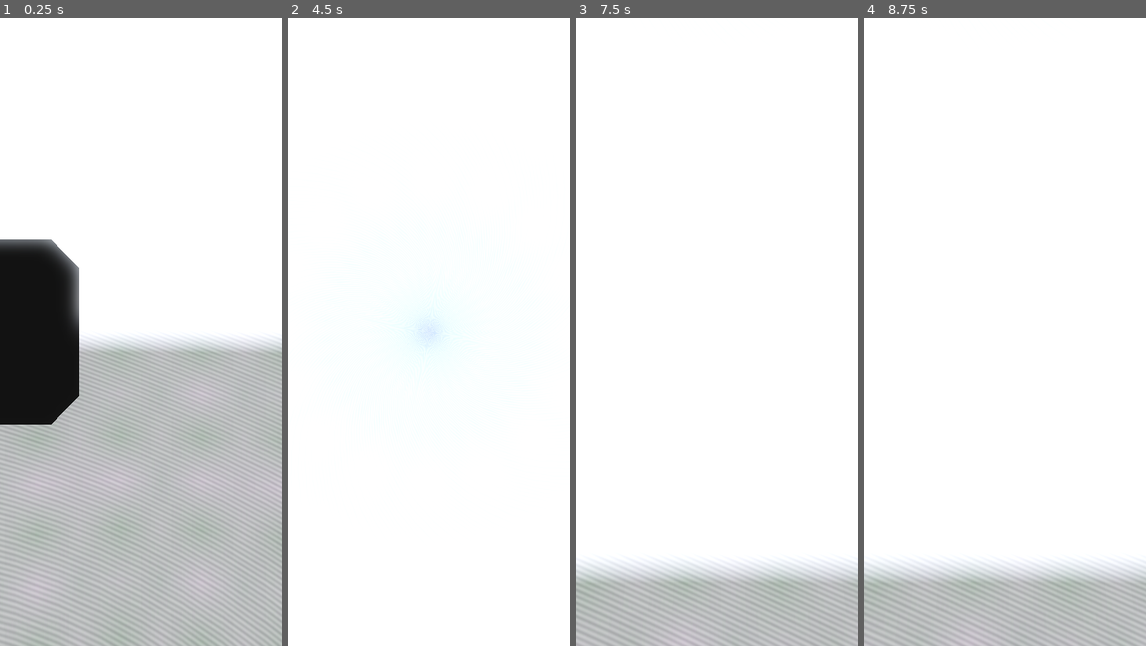
Above: before the commit, frames 1-4 (left to right).
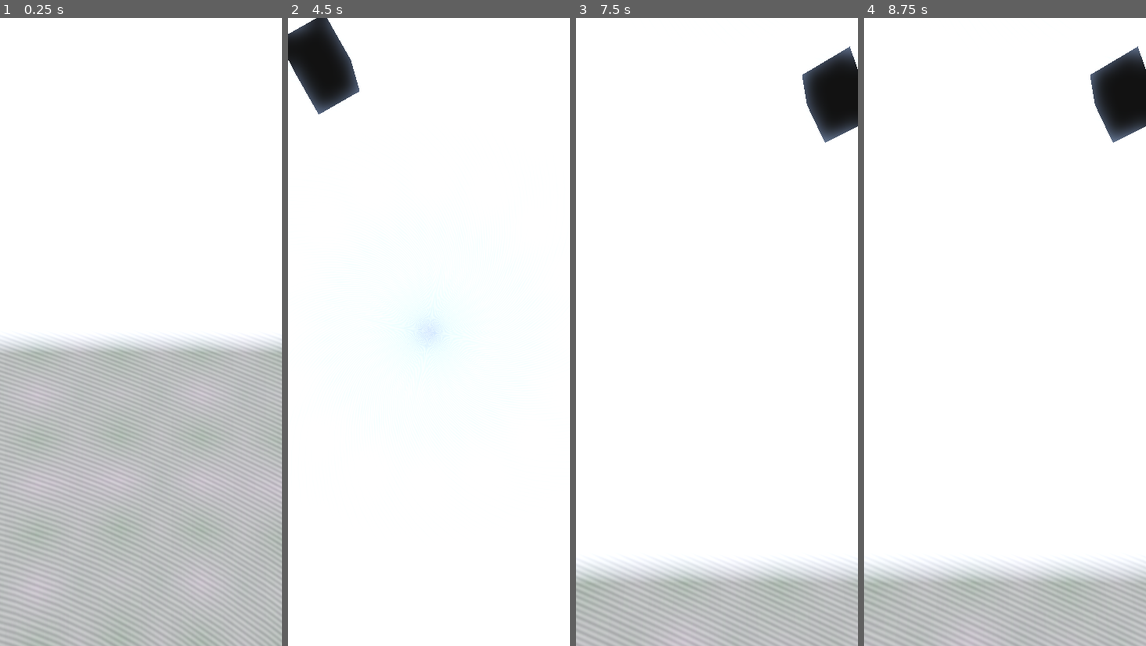
Above: after the commit, the same moments.

Repository: Capstone-Mystery-Machine/spotnik
Game: Godot game, scene res://scenes/worldspawn.tscn
Two runs of this game, one before a commit and one after it. Both use one fixed random seed, a clock stepped at 60 frames per second and the inputs below. A sky picture missing from this copy of the repository is replaced by a grey-blue gradient.
Inputs (mouse positions are in pixels of both pictures, inside the frame that each line leads up to):
- Up to frame 1 (0.25 s): no input
- Up to frame 2 (4.5 s): tap Enter at 0.5, 2, 3.5 s; move the mouse to (491, 300) at 0.52 s; press the mouse at (491, 300) at 0.53 s; tap Space at 1.25, 2.75, 4.25 s; move the mouse to (414, 332) at 1.27 s; release the mouse at (414, 332) at 1.28 s; tap I at 1.35, 2.85, 4.35 s; move the mouse to (457, 193) at 2.02 s; press the mouse at (457, 193) at 2.03 s; move the mouse to (426, 344) at 2.77 s; release the mouse at (426, 344) at 2.78 s; move the mouse to (513, 426) at 3.52 s; press the mouse at (513, 426) at 3.53 s; move the mouse to (406, 325) at 4.27 s; release the mouse at (406, 325) at 4.28 s
- Up to frame 3 (7.5 s): move the mouse to (731, 332) at 5.02 s; press the mouse at (731, 332) at 5.03 s; move the mouse to (705, 319) at 5.77 s; release the mouse at (705, 319) at 5.78 s; tap I at 5.85, 7.35 s; move the mouse to (779, 300) at 6.52 s; press the mouse at (779, 300) at 6.53 s; move the mouse to (702, 332) at 7.27 s; release the mouse at (702, 332) at 7.28 s
- Up to frame 4 (8.75 s): move the mouse to (1033, 193) at 8.02 s; press the mouse at (1033, 193) at 8.03 s

The runs differ from the first frame. In frame 1, 7.8% of the frame differs, in the area x 0-29%, y 35-65%; in frame 2, 2.5%; in frame 3, 2.1%; in frame 4, 2.1%.

Commit message:
configurable projection radius (#97)
* configurable projection radius

* signal buss/ emission changes

* linting error fixes

* more linting errors

* ;(

* satellite pathway changes and satellite file

* removed landmark from worldspawn

* Scaling of satellites and logic changes to area detection

* comment changes

* type check fixes

* more type check fixes ...yay

* im dieing inside

* end my suffereing

* Delete .DS_Store

* Update .gitignore

* Update .gitignore

* landmark script tweaks

* slight change

Diff:
--- /dev/null
+++ b/satellites/satellites.json
@@ -0,0 +1,29 @@
+[
+  {
+    "int_designator": "2020-001A",
+    "norad_id": "12345",
+    "name": "SatOne",
+    "country": "USA",
+    "launch": 20200115,
+    "latitude": 45.1234,
+    "longitude": -120.5432
+  },
+  {
+    "int_designator": "2021-045B",
+    "norad_id": "23456",
+    "name": "SatTwo",
+    "country": "Japan",
+    "launch": 20210322,
+    "latitude": 55.34,
+    "longitude": 82.54
+  },
+  {
+    "int_designator": "2019-010C",
+    "norad_id": "34567",
+    "name": "SatThree",
+    "country": "France",
+    "launch": 20190418,
+    "latitude": 0.1234,
+    "longitude": 12.79
+  }
+]
--- a/scenes/SignalBus.gd
+++ b/scenes/SignalBus.gd
@@ -1,3 +1,3 @@
 extends Node
 
-signal ui_info(internationalDesignator, noradCatalogIdentifier, satellite_name, countryOfOrigin, launchDate, latitude, longitude)
+signal ui_info(Landmark)
--- a/scenes/device.tscn
+++ b/scenes/device.tscn
@@ -12,10 +12,11 @@
 fov = 74.41036
 
 [node name="CameraPointer" type="AnimatableBody3D" parent="."]
+transform = Transform3D(1, 0, 0, 0, 1, 0, 0, 0, 1, 0, 0, -10)
 sync_to_physics = false
 
 [node name="CollisionShape3D" type="CollisionShape3D" parent="CameraPointer"]
-transform = Transform3D(0.1, 0, 0, 0, 0.1, 0, 0, 0, 0.1, 0, 0, -10)
+transform = Transform3D(0.1, 0, 0, 0, 0.1, 0, 0, 0, 0.1, 0, 0, 0)
 shape = SubResource("BoxShape3D_qfi86")
 
 [node name="GyroInputController" type="Node" parent="." node_paths=PackedStringArray("target_node_3d")]
--- a/scenes/landmark.gd
+++ b/scenes/landmark.gd
@@ -27,17 +27,52 @@
 	longitude = long
 
 
-signal inner_entered(body: CollisionObject3D)
+signal inner(body: CollisionObject3D)
 signal inner_exited(body: CollisionObject3D)
 signal outer_entered(body: CollisionObject3D)
 signal outer_exited(body: CollisionObject3D)
-signal ui_open
+
+## Represents the maximum scale size the satellite node will grow to.
+@export var max_scale: float = 5.0
+
+## Represents the distance between the camera and where satellites spawn.
+@export var spawn_radius: float = 10.0
+
+@onready var detector: Area3D = $CameraPointerDetector
+@onready var outer_shape: CollisionShape3D = $CameraPointerDetector/CollisionShape3D
+
+var outer_radius: float
+var inner_radius: float
+var pointer: CollisionObject3D
 
 
-func _on_camera_pointer_detector_inner_entered(body: CollisionObject3D) -> void:
-	emit_signal("inner_entered", body)
-	emit_signal("ui_open")
-	SignalBus.ui_info.emit(international_designator, norad_catalog_id, satellite_name, country, launch_date, latitude, longitude)
+func _ready() -> void:
+	outer_radius = outer_shape.shape.radius
+	inner_radius = detector.inner_radius
+
+
+func _process(delta: float) -> void:
+	if pointer == null:
+		scale = scale.lerp(Vector3.ONE, spawn_radius * delta)
+		return
+
+	var body = pointer
+	var distance = global_position.distance_to(body.global_position)
+
+	var t = 1.0 - clamp(
+		(distance - inner_radius) / (outer_radius - inner_radius),
+		0.0,
+		1.0,
+	)
+
+	var target_scale = lerp(1.0, max_scale, t)
+
+	scale = scale.lerp(Vector3.ONE * target_scale, spawn_radius * delta)
+
+
+func _on_camera_pointer_detector_inner(body: CollisionObject3D) -> void:
+	emit_signal("inner", body)
+	SignalBus.ui_info.emit(self)
 
 
 func _on_camera_pointer_detector_inner_exited(body: CollisionObject3D) -> void:
@@ -45,8 +80,10 @@
 
 
 func _on_camera_pointer_detector_outer_entered(body: CollisionObject3D) -> void:
+	pointer = body
 	emit_signal("outer_entered", body)
 
 
 func _on_camera_pointer_detector_outer_exited(body: CollisionObject3D) -> void:
+	pointer = null
 	emit_signal("outer_exited", body)
--- a/scenes/pointer_detector.gd
+++ b/scenes/pointer_detector.gd
@@ -5,58 +5,48 @@
 signal outer_entered(body: CollisionObject3D)
 signal outer_exited(body: CollisionObject3D)
 
+## Represents the size of the inner trigger zone of the satellite nodes.
 @export var inner_radius: float = 0.5
 
-# Bodies currently inside the INNER radius
-var inner_bodies: Dictionary[CollisionObject3D, bool] = { }
-var space_state: PhysicsDirectSpaceState3D
-var inner_shape: SphereShape3D
+var outer_bodies: Dictionary = { }
+var inner_bodies: Dictionary = { }
+
+var inner_radius_sq: float
 
 
 func _ready() -> void:
-	space_state = get_world_3d().direct_space_state
-
-	inner_shape = SphereShape3D.new()
-	inner_shape.radius = inner_radius
+	inner_radius_sq = inner_radius * inner_radius
 
 
 func _process(_delta: float) -> void:
-	var query := PhysicsShapeQueryParameters3D.new()
-	query.shape = inner_shape
-	query.transform = Transform3D(Basis(), global_transform.origin)
-	query.collide_with_bodies = true
-	query.collide_with_areas = false
+	var center := global_position
 
-	var results: Array = space_state.intersect_shape(query)
+	for body in outer_bodies:
+		var dist_sq := center.distance_squared_to(body.global_position)
 
-	var currently_inside: Dictionary[CollisionObject3D, bool] = { }
-
-	for hit in results:
-		var body := hit.collider as CollisionObject3D
-		if body == null:
-			continue
-
-		currently_inside[body] = true
-
-		if not inner_bodies.has(body):
-			inner_bodies[body] = true
-			print(body.name, " entered INNER radius")
-			emit_signal("inner_entered", body)
-
-	# Detect exits
-	for body in inner_bodies.keys():
-		if not currently_inside.has(body):
+		if dist_sq <= inner_radius_sq:
+			if not inner_bodies.has(body):
+				inner_bodies[body] = true
+				print(body.name, " entered INNER radius")
+				emit_signal("inner_entered", body)
+		elif inner_bodies.has(body):
 			print(body.name, " exited INNER radius")
+			inner_bodies.erase(body)
 			emit_signal("inner_exited", body)
-			inner_bodies.erase(body)
 
 
 func _on_body_entered(body: CollisionObject3D) -> void:
-	print(body.name, " entered OUTER area")
+	print(body.name, " entered OUTER radius")
+	outer_bodies[body] = true
 	emit_signal("outer_entered", body)
 
 
 func _on_body_exited(body: CollisionObject3D) -> void:
+	outer_bodies.erase(body)
+
+	if inner_bodies.erase(body):
+		print(body.name, " exited INNER radius")
+		emit_signal("inner_exited", body)
+
 	print(body.name, " exited OUTER area")
-	inner_bodies.erase(body)
 	emit_signal("outer_exited", body)
--- a/scenes/satellite_data_ui.gd
+++ b/scenes/satellite_data_ui.gd
@@ -4,16 +4,28 @@
 
 @onready var viewport = $Info_Sprite
 @onready var viewport_container = $Info_Sprite/Info_Viewport_Container
-@onready var International_Designator = $Info_Sprite/Info_Viewport_Container/Info_Viewport/PanelContainer/Satel_Info/International_Designator2
-@onready var Norad_Catalog_Identifier = $Info_Sprite/Info_Viewport_Container/Info_Viewport/PanelContainer/Satel_Info/Norad_Catalog_Identifier2
-@onready var Name = $Info_Sprite/Info_Viewport_Container/Info_Viewport/PanelContainer/Satel_Info/Name2
-@onready var Origin_Country = $Info_Sprite/Info_Viewport_Container/Info_Viewport/PanelContainer/Satel_Info/Origin_Country2
-@onready var Launch_Date = $Info_Sprite/Info_Viewport_Container/Info_Viewport/PanelContainer/Satel_Info/Launch_Date2
-@onready var Latitude = $Info_Sprite/Info_Viewport_Container/Info_Viewport/PanelContainer/Satel_Info/Latitude2
-@onready var Longitude = $Info_Sprite/Info_Viewport_Container/Info_Viewport/PanelContainer/Satel_Info/Longitude2
-@onready var Cartesian_x = $Info_Sprite/Info_Viewport_Container/Info_Viewport/PanelContainer/Satel_Info/Cartesian_x2
-@onready var Cartesian_y = $Info_Sprite/Info_Viewport_Container/Info_Viewport/PanelContainer/Satel_Info/Cartesian_y2
-@onready var Cartesian_z = $Info_Sprite/Info_Viewport_Container/Info_Viewport/PanelContainer/Satel_Info/Cartesian_z2
+@onready var international_designator = \
+$Info_Sprite/Info_Viewport_Container/Info_Viewport\
+/PanelContainer/Satel_Info/International_Designator2
+@onready var norad_catalog_identifier = \
+$Info_Sprite/Info_Viewport_Container/Info_Viewport\
+/PanelContainer/Satel_Info/Norad_Catalog_Identifier2
+@onready var satellite_name = \
+$Info_Sprite/Info_Viewport_Container/Info_Viewport/PanelContainer/Satel_Info/Name2
+@onready var origin_country = \
+$Info_Sprite/Info_Viewport_Container/Info_Viewport/PanelContainer/Satel_Info/Origin_Country2
+@onready var launch_date = \
+$Info_Sprite/Info_Viewport_Container/Info_Viewport/PanelContainer/Satel_Info/Launch_Date2
+@onready var latitude = \
+$Info_Sprite/Info_Viewport_Container/Info_Viewport/PanelContainer/Satel_Info/Latitude2
+@onready var longitude = \
+$Info_Sprite/Info_Viewport_Container/Info_Viewport/PanelContainer/Satel_Info/Longitude2
+@onready var cartesian_x = \
+$Info_Sprite/Info_Viewport_Container/Info_Viewport/PanelContainer/Satel_Info/Cartesian_x2
+@onready var cartesian_y = \
+$Info_Sprite/Info_Viewport_Container/Info_Viewport/PanelContainer/Satel_Info/Cartesian_y2
+@onready var cartesian_z = \
+$Info_Sprite/Info_Viewport_Container/Info_Viewport/PanelContainer/Satel_Info/Cartesian_z2
 
 
 func _ready():
@@ -21,17 +33,19 @@
 	SignalBus.ui_info.connect(_ui_info_signal)
 
 
-func _ui_info_signal(internationalDesignator, noradCatalogIdentifier, satellite_name, countryOfOrigin, launchDate, latitude, longitude):
-	International_Designator.text = internationalDesignator
-	Norad_Catalog_Identifier.text = noradCatalogIdentifier
-	Name.text = satellite_name
-	Origin_Country.text = countryOfOrigin
-	Launch_Date.text = str(launchDate)
-	Latitude.text = str(latitude)
-	Longitude.text = str(longitude)
-	Cartesian_x.text = "N/A"
-	Cartesian_y.text = 'N/A'
-	Cartesian_z.text = 'N/A'
+func _ui_info_signal(landmark):
+	viewport_container.visible = true
+
+	international_designator.text = landmark.international_designator
+	norad_catalog_identifier.text = landmark.norad_catalog_id
+	satellite_name.text = landmark.satellite_name
+	origin_country.text = landmark.country
+	launch_date.text = str(landmark.launch_date)
+	latitude.text = str(landmark.latitude)
+	longitude.text = str(landmark.longitude)
+	cartesian_x.text = "N/A"
+	cartesian_y.text = "N/A"
+	cartesian_z.text = "N/A"
 
 
 func _on_close_button_pressed() -> void:
--- a/scenes/satellite_manager.gd
+++ b/scenes/satellite_manager.gd
@@ -1,11 +1,13 @@
 extends Node3D
 
 @export var landmark_scene: PackedScene
-@export var json_path: String = "/Users/dannyjohnston/Downloads/satellites.json"
+@export var json_path: String = "res://satellites/satellites.json"
 
 var satellite_data: Array = []
 
-var spawn_radius: float = 10.0
+## Represents the distance the satellite nodes will
+## spawn from the camera.
+@export var spawn_radius: float = 10
 
 
 func _ready() -> void:
--- a/scenes/worldspawn.tscn
+++ b/scenes/worldspawn.tscn
@@ -19,9 +19,6 @@
 
 [node name="Device" parent="." instance=ExtResource("1_tnvwq")]
 
-[node name="Landmark" parent="." instance=ExtResource("3_cojv1")]
-transform = Transform3D(1, 0, 0, 0, 1, 0, 0, 0, 1, -0.98632, 0, -2.7282925)
-
 [node name="Satellite Manager" parent="." instance=ExtResource("4_op4v0")]
 landmark_scene = ExtResource("3_cojv1")
 
@@ -34,5 +31,3 @@
 stars_far_texture = ExtResource("9_v1r0n")
 projection_radius = 100.0
 nebulae_carving_noise_texture = ExtResource("12_v1r0n")
-
-[connection signal="ui_open" from="Landmark" to="Satel_Info_UI" method="_on_landmark_ui_open"]
Not shown, changed: .gitignore
